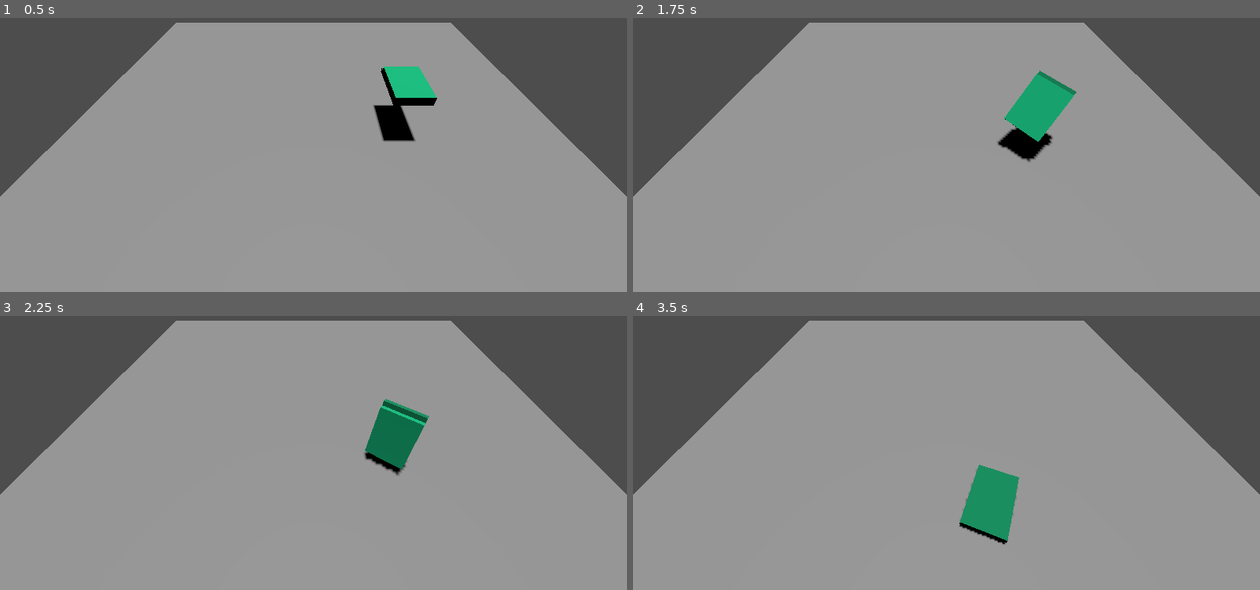
Above: before the commit, frames 1-4 (two rows, left to right).
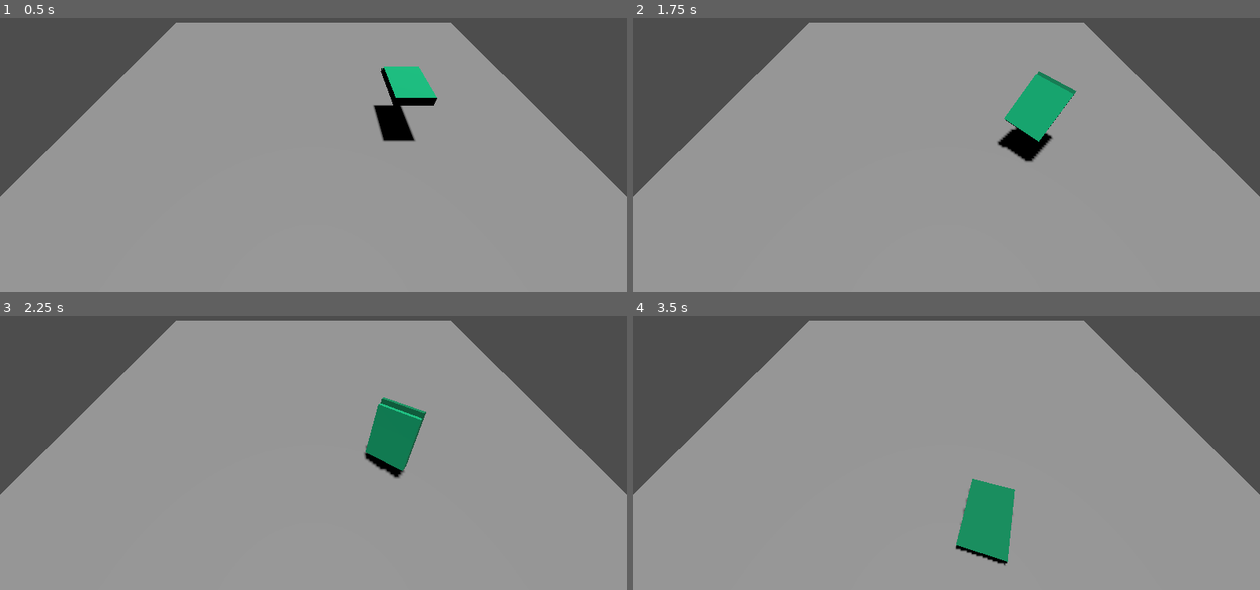
Above: after the commit, the same moments.

Repository: niqzart/godot-tiltrotor
Game: Godot game, scene res://scenes/main/main.tscn
Same seed, same stepped clock (60 frames per second), same inputs: the game is played once before the commit and once after it.
Inputs:
- Up to frame 1 (0.5 s): no input
- Up to frame 2 (1.75 s): tap Enter at 0.5 s; hold Left (right_rotor_backwards) 0.53-1.28 s; tap Space (enable_pid, bound only after the commit) at 0.6, 1.35 s; hold A (left_rotor_backwards) from 1.28 s (still down)
- Up to frame 3 (2.25 s): release A (left_rotor_backwards) at 2.03 s; hold Left (right_rotor_backwards) from 2.03 s (still down); tap Space (enable_pid, bound only after the commit) at 2.1 s
- Up to frame 4 (3.5 s): release Left (right_rotor_backwards) at 2.78 s; hold D (left_rotor_forwards) from 2.78 s (still down); tap Space (enable_pid, bound only after the commit) at 2.85 s

Frame 1 is identical in both runs. In frame 2, less than 0.1% of the frame differs, in the area x 59-71%, y 19-53%; in frame 3, 0.5%; in frame 4, 1.2%, in the area x 51-62%, y 54-92%.

Commit message:
feat: basic PID implementation for stabilizing

Diff:
--- a/project.godot
+++ b/project.godot
@@ -62,6 +62,11 @@
 "events": [Object(InputEventKey,"resource_local_to_scene":false,"resource_name":"","device":-1,"window_id":0,"alt_press …(191 unchanged characters)…
 ]
 }
+enable_pid={
+"deadzone": 0.2,
+"events": [Object(InputEventKey,"resource_local_to_scene":false,"resource_name":"","device":-1,"window_id":0,"alt_pressed":false,"shift_pressed":false,"ctrl_pressed":false,"meta_pressed":false,"pressed":false,"keycode":0,"physical_keycode":32,"key_label":0,"unicode":32,"location":0,"echo":false,"script":null)
+]
+}
 
 [physics]
 
--- a/scenes/tiltrotor/tiltrotor.gd
+++ b/scenes/tiltrotor/tiltrotor.gd
@@ -1,7 +1,49 @@
 extends RigidBody3D
 
 
-func _physics_process(_delta: float) -> void:
+class PIDController:
+    var p_coefficient: float = 1
+    var i_coefficient: float = 0.1
+    var d_coefficient: float = 0.5
+
+    var setpoint: float = 0.0
+
+    var integral_sum: float = 0.0
+    var last_error: float = 0.0
+
+    func calculate(current_value: float, delta: float) -> float:
+        var error: float = self.setpoint - current_value
+        self.integral_sum += error * delta
+
+        var derivative_term: float = (error - self.last_error) / delta
+        self.last_error = error
+
+        return (
+            self.p_coefficient * error
+            + self.i_coefficient * self.integral_sum
+            + self.d_coefficient * derivative_term
+        )
+
+    func reset() -> void:
+        self.integral_sum = 0.0
+        self.last_error = 0.0
+
+
+var x_angle_pid = PIDController.new()
+var z_angle_pid = PIDController.new()
+
+var pid_enabled = true
+
+
+func _process(_delta: float) -> void:
+    if Input.is_action_just_pressed("enable_pid"):
+        self.pid_enabled = not self.pid_enabled
+        if self.pid_enabled:
+            self.x_angle_pid.reset()
+            self.z_angle_pid.reset()
+
+
+func _physics_process(delta: float) -> void:
     var right_position: Vector3 = self.transform.basis.x * 2
     var left_position: Vector3 = self.transform.basis.x * -2
 
@@ -38,3 +80,11 @@
 
     self.apply_force(right_force, right_position)
     self.apply_force(left_force, left_position)
+
+    if self.pid_enabled:
+        # if Input.is_anything_pressed():  # TODO: do this once
+        #     self.x_angle_pid.reset()
+        #     self.z_angle_pid.reset()
+        # else:
+        self.apply_torque(Vector3.RIGHT * self.x_angle_pid.calculate(self.rotation.x, delta))
+        self.apply_torque(Vector3.BACK * self.z_angle_pid.calculate(self.rotation.z, delta))
